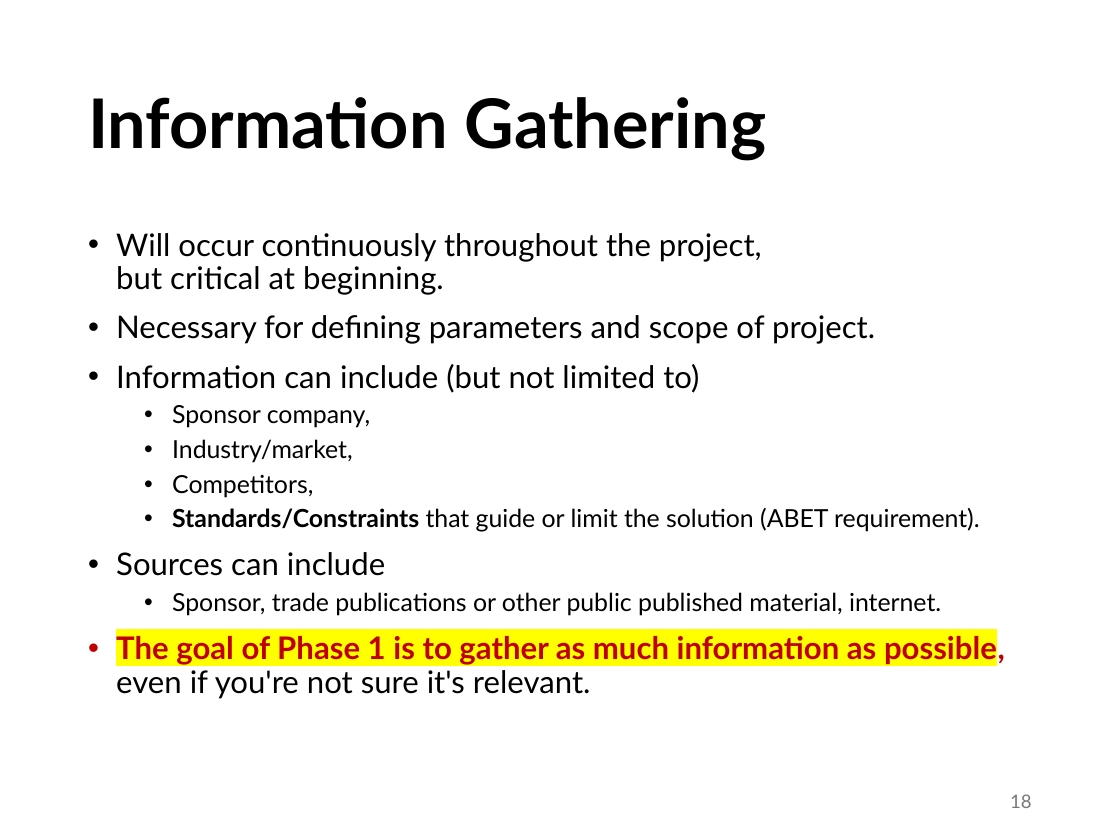
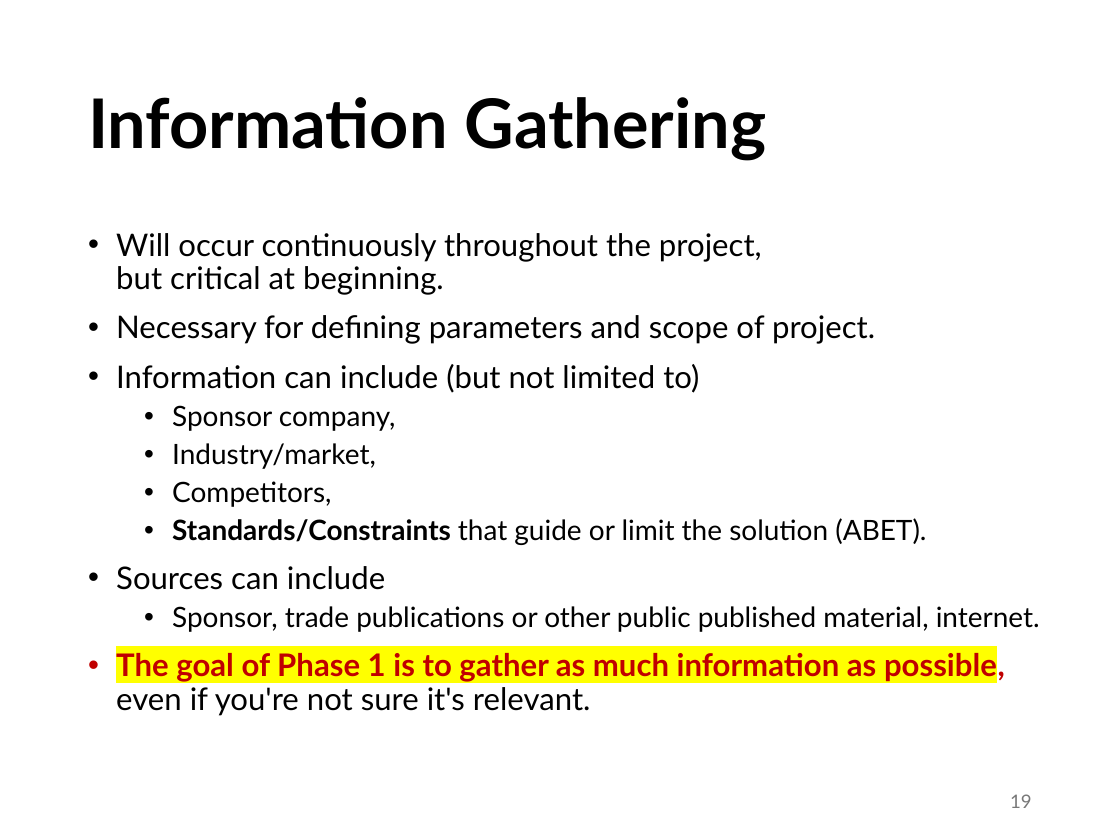
Before and after one commit to abuabara/abuabara.github.io, a slide deck: slide 19 of DAEN460S26/week3.pptx (slide 18 before the commit). Drawn at 1120x840 pixels with LibreOffice and Linux fonts; fonts in the diff are those of the drawing. Boxes give left, top, right and bottom in pixels: in the first picture for what was removed or moved away, otherwise in the second. Text is boxed around its words. In the diff, an @@ line names an element or a change of style, - is before the commit and + after.

```diff
--- a/DAEN460S26/week3.pptx
+++ b/DAEN460S26/week3.pptx
@@ text at <box>172,405,1040,632</box>: size 16 to 18 pt in "Sponsor company,", "Industry/market,", "Competitors,", "Sponsor, trade publications or other public published ..." @@
@@ text at <box>172,518,926,545</box>: text changed; size 16 to 18 pt @@
-  • Standards/Constraints that guide or limit the solution (ABET requirement).
+  • Standards/Constraints that guide or limit the solution (ABET).
@@ page number at <box>1010,794,1032,808</box>: text changed @@
-18
+19
```
Also in this commit, not shown: 3 other slides changed, 1 slide added, 2 other files.
